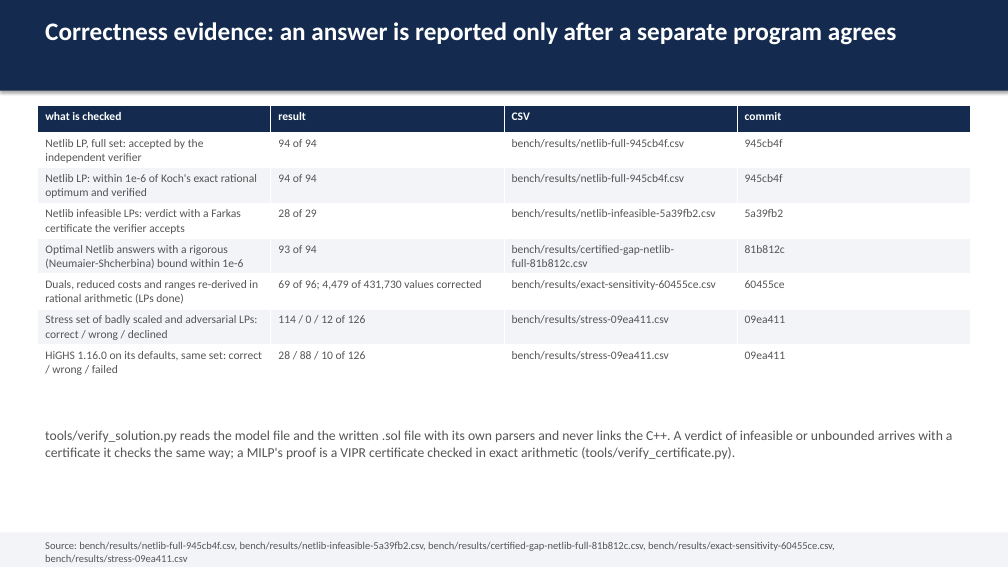
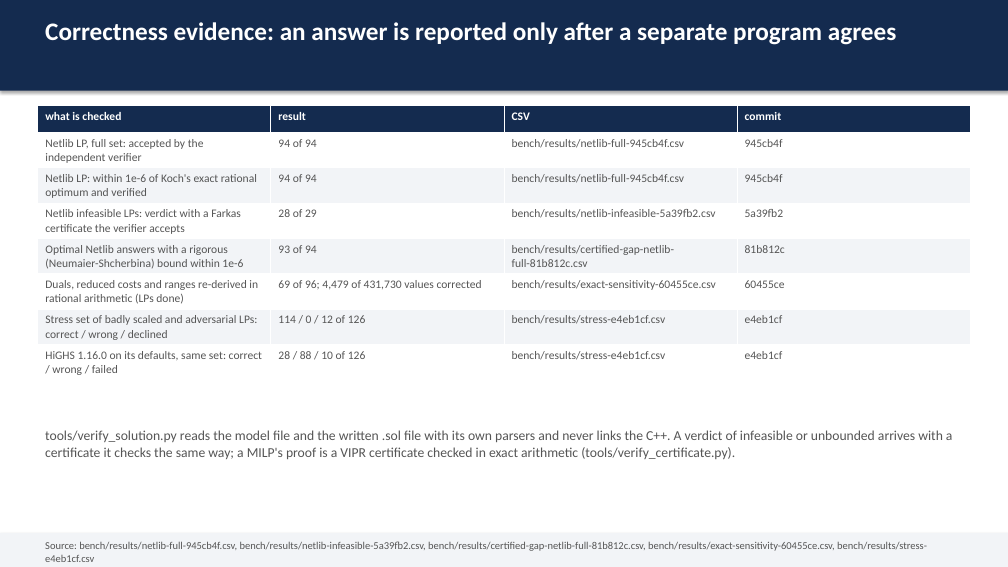
Before and after one commit to thegoodengineers/SANKHYA, a slide deck: slide 4 of docs/SANKHYA-deck.pptx. Drawn at 1008x567 pixels with LibreOffice and Linux fonts; fonts in the diff are those of the drawing. Boxes give left, top, right and bottom in pixels: in the first picture for what was removed or moved away, otherwise in the second. Text is boxed around its words. In the diff, an @@ line names an element or a change of style, - is before the commit and + after.

Commit message:
bench(head-to-head): the four suites on main after #1216 and #1222, HiGHS on Maros-Meszaros, CBC and GLPK marked no QP

```diff
--- a/docs/SANKHYA-deck.pptx
+++ b/docs/SANKHYA-deck.pptx
@@ table at box(38, 106, 969, 379) @@
-row 7, column 3: bench/results/stress-09ea411.csv
+row 7, column 3: bench/results/stress-e4eb1cf.csv
-row 7, column 4: 09ea411
+row 7, column 4: e4eb1cf
-row 8, column 3: bench/results/stress-09ea411.csv
+row 8, column 3: bench/results/stress-e4eb1cf.csv
-row 8, column 4: 09ea411
+row 8, column 4: e4eb1cf
@@ text at box(45, 541, 927, 562): text changed @@
-Source: bench/results/netlib-full-945cb4f.csv, bench/results/netlib-infeasible-5a39fb2.csv, bench/results/certified-gap-netlib-full-81b812c.csv, bench/results/exact-sensitivity-60455ce.csv, bench/results/stress-09ea411.csv
+Source: bench/results/netlib-full-945cb4f.csv, bench/results/netlib-infeasible-5a39fb2.csv, bench/results/certified-gap-netlib-full-81b812c.csv, bench/results/exact-sensitivity-60455ce.csv, bench/results/stress-e4eb1cf.csv
```
Also in this commit, not shown: 2 other slides changed, 11 other files.
